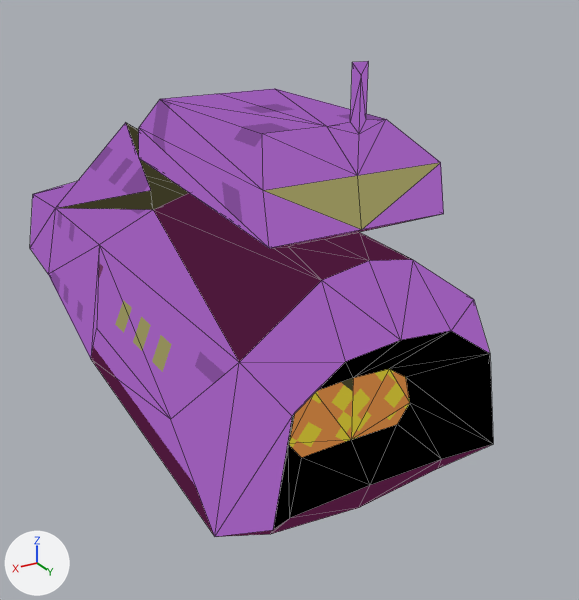
Two versions of the glTF model asset/model/gamilon_small.glb, one commit apart.
The view is the same before and after, from a 50 mm lens placed at (2.26, 5.05, 2.27), pointed at (-0.36, 0.68, 0.09). The axes (+X, +Y, +Z) are drawn at lower left. The lights are the same throughout. Mesh edges are drawn as thin lines. Vertices at the same position are counted once.

In view in the first picture: 'GamilonSmall'.
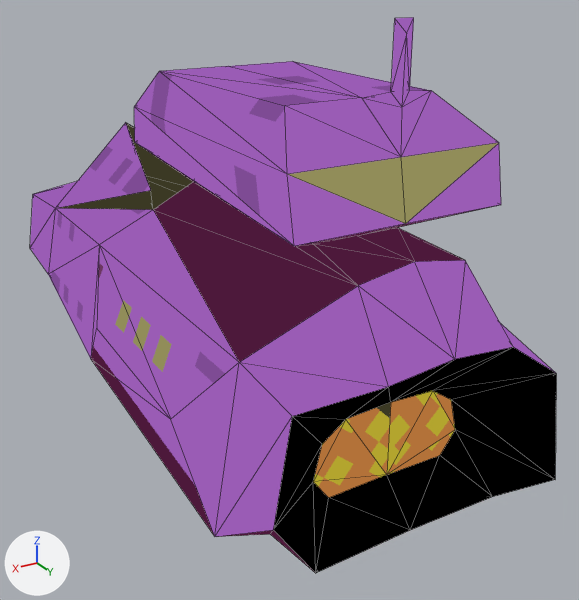
The newer file is also rescaled (x0.889), turned or shifted as a whole; pictures and numbers use the older file's frame.

Boxes [x1, y1, x2, y2] around the edits, measured in the pictures (579 x 600 px; the box of a moved part takes in the faces that stretch with it):
'GamilonSmall', reshaped (14% wider, 17% taller)
    before: [30, 61, 493, 537]
    after: [30, 17, 556, 573]
part 1 of me_cube, moved or reshaped
    before: [139, 61, 493, 534]
    after: [134, 17, 556, 573]

What the commit changed:
me_cube has 113 vertices, 224 faces and spans x -0.98..0.93, y -2.35..2.32, z -0.62..1.79.
me_cube is used by ob_gamilonsmall; location (0.0, 0.0, 0.0).
me_cube part 1: all 51 vertices in x -0.72..0.53, y 0.1..2.32, z -0.42..1.79 are scaled about their middle by 1.13, then moved by (-0.01, 0.24, 0.08).
